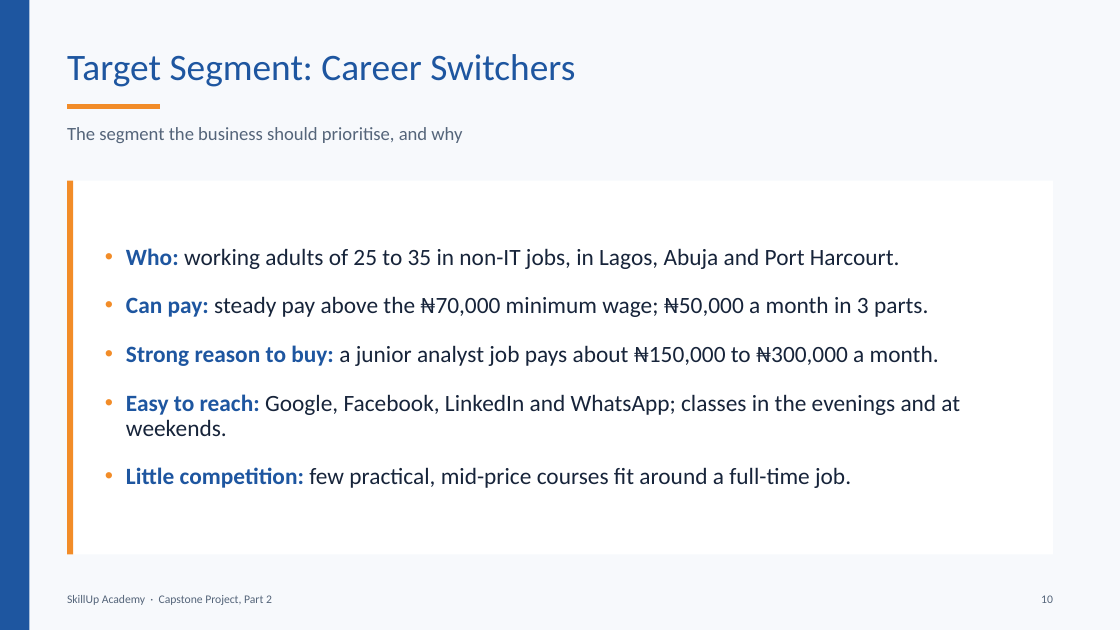
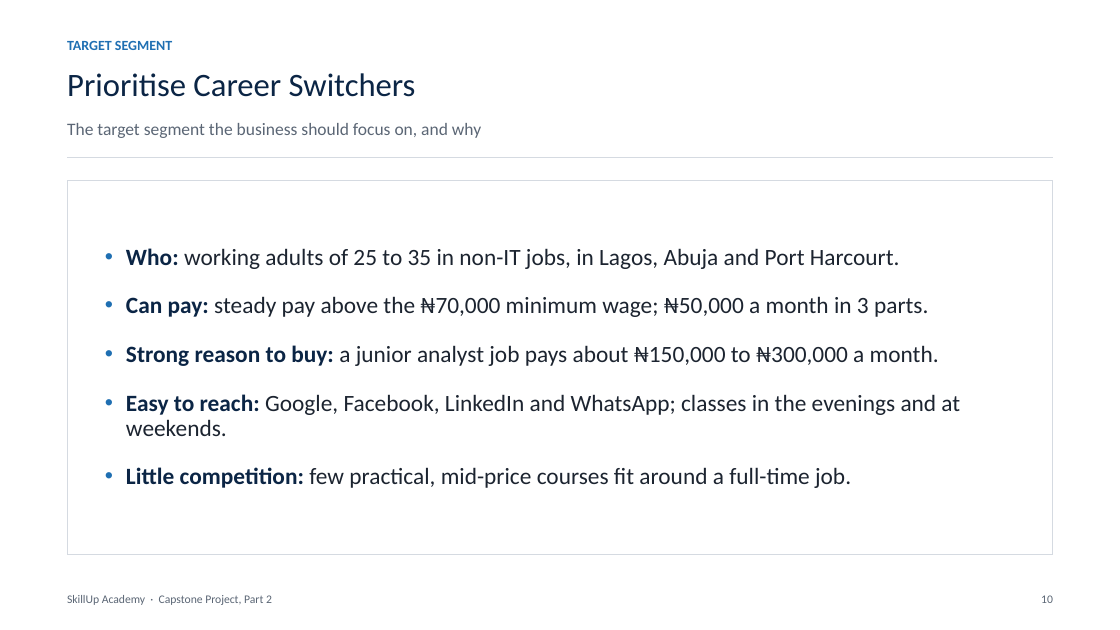
Before and after one commit to BadboyVee/BlackHoleeee, a slide deck: slide 10 of capstone/Customer_Analysis.pptx. Drawn at 1120x630 pixels with LibreOffice and Linux fonts; fonts in the diff are those of the drawing. Boxes give left, top, right and bottom in pixels: in the first picture for what was removed or moved away, otherwise in the second. Text is boxed around its words. In the diff, an @@ line names an element or a change of style, - is before the commit and + after.

```diff
--- a/capstone/Customer_Analysis.pptx
+++ b/capstone/Customer_Analysis.pptx
@@ background #F7F9FC to #FFFFFF @@
@@ rectangle removed at [0,0,29,630] @@
@@ text added at [67,41,172,50], 12 pt, text #1F6FB2, bold @@
+TARGET SEGMENT
@@ title at [67,73,416,97]: text changed; size 32 to 28 pt; text colour #1E56A0 to #0B2545 @@
-Target Segment: Career Switchers
+Prioritise Career Switchers
@@ line removed from (67, 107) to (160, 107) @@
@@ text at [67,123,481,138]: text changed; size 16 to 15 pt; text colour #55657A to #5B6675 @@
-The segment the business should prioritise, and why
+The target segment the business should focus on, and why
@@ line added from (67, 158) to (1053, 158), #D5DAE1 1 pt @@
@@ rectangle at [67,181,1053,555]: outline none to #D5DAE1 0.75 pt @@
@@ rectangle removed at [67,181,73,555] @@
@@ text "Who: working adults of 25 ..." at [126,248,960,488]: text colour #1E56A0 to #0B2545 in "Who:", "Can pay:", "Strong reason to buy:", "Easy to reach:" and 1 more places; text colour #17243A to #1C2430 in "working adults of 25 to 35 in ...", "steady pay above the ₦70,000 minimum wage; ...", "a junior analyst job pays about ₦150,000 ...", "Google, Facebook, LinkedIn and WhatsApp; classes in ..." and 1 more places; bullet colour #F28C28 to #1F6FB2 @@
```
Also in this commit, not shown: 15 other slides changed, 7 other files.
